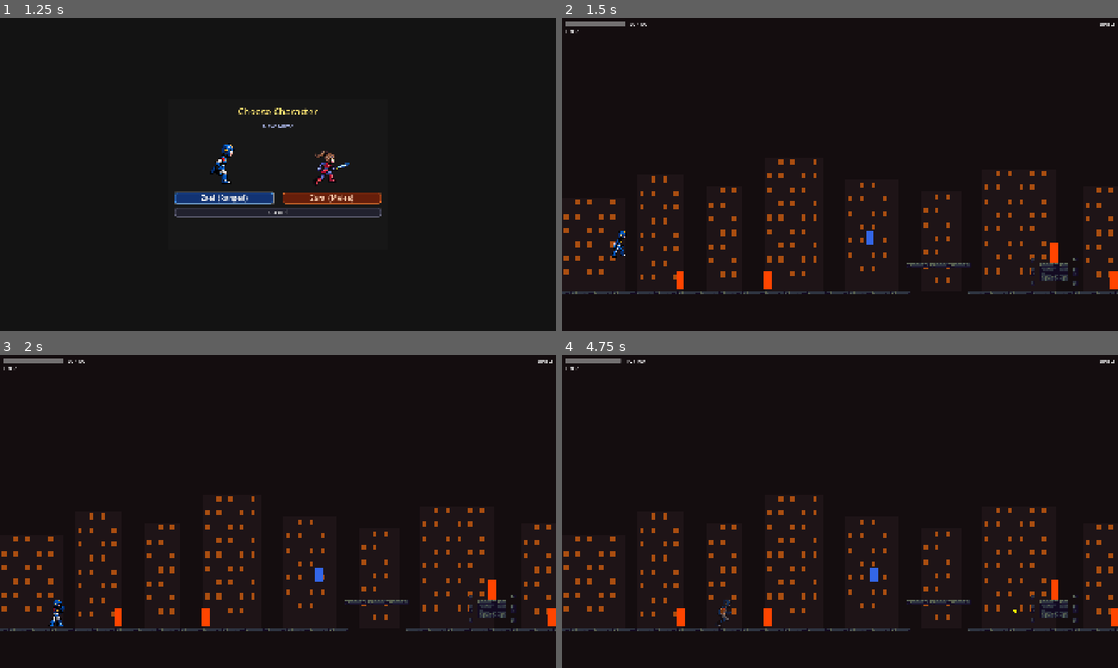
Above: before the commit, frames 1-4 (two rows, left to right).
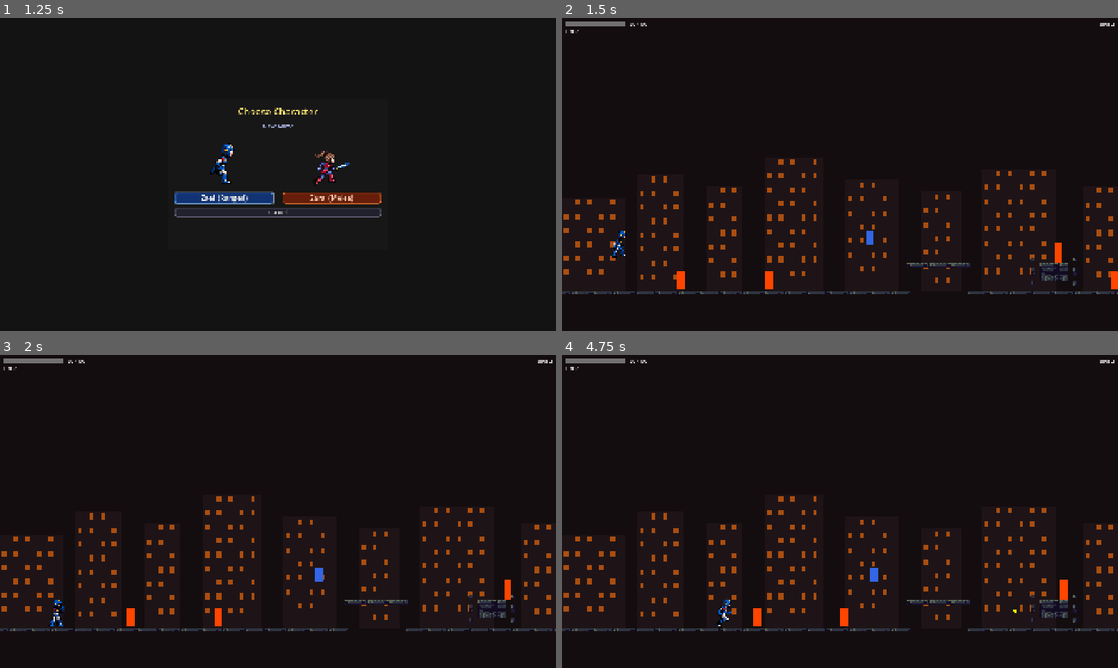
Above: after the commit, the same moments.

Repository: joaoramos00/NullvexGame
Game: Godot game, scene res://ui/title_screen.tscn
Two runs of this game, one before a commit and one after it. Both use one fixed random seed, a clock stepped at 60 frames per second and the inputs below.
Inputs (mouse positions are in pixels of both pictures, inside the frame that each line leads up to):
- Up to frame 1 (1.25 s): click "New Game" at 0.5 s
- Up to frame 2 (1.5 s): click "Zael (Ranged)" at 1.25 s
- Up to frame 3 (2 s): no input
- Up to frame 4 (4.75 s): move the mouse to (962, 495) at 2.02 s; hold Right (move_right) 2.03-3.53 s; tap Z (attack) at 2.1, 3.6 s; click (962, 495) at 2.17 s; tap Space (jump) at 2.27, 3.02, 4.52 s; move the mouse to (728, 527) at 2.77 s; tap X (dash) at 2.85, 4.35 s; move the mouse to (895, 442) at 3.52 s; hold Left (move_left) 3.53-4.28 s; move the mouse to (812, 574) at 4.27 s; hold Right (move_right) from 4.28 s (still down); click (812, 574) at 4.42 s

Frame 1 is identical in both runs. In frame 2, 0.2% of the frame differs, in the area x 21-99%, y 71-87%; in frame 3, 0.6%; in frame 4, 0.7%, in the area x 10-100%, y 1-87%.
Error in both runs: Invalid call. Nonexistent function 'is_action_just_pressed' in base 'InputEventMouseMotion'. (res://ui/pause_menu.gd:11)

Commit message:
fix: enemy ledge detection + bullet passthrough em tiro rápido
- _has_floor_ahead: remove params.exclude (tipo errado silenciava erro) e collision_mask explícito; ray começa acima do chão para não colidir com o próprio capsule
- zael_bullet: flag _hit + get_overlapping_bodies() no _physics_process para detectar hit quando bala spawna dentro do collider do inimigo

Co-Authored-By: Claude Sonnet 4.6 <noreply@anthropic.com>

Diff:
--- a/characters/enemies/enemy_base.gd
+++ b/characters/enemies/enemy_base.gd
@@ -11,10 +11,10 @@
 
 const _DEATH_EFFECT_SCENE := preload("res://effects/death_effect.tscn")
 
-@export var max_hp: int = 8
+@export var max_hp: int = 4
 @export var contact_damage: int = 8
 
-var current_hp: int = 8
+var current_hp: int = 4
 var is_dead: bool = false
 var _direction: float = 1.0
 var _invincible: bool = false
@@ -52,12 +52,9 @@
 
 func _has_floor_ahead() -> bool:
 	var space := get_world_2d().direct_space_state
-	var params := PhysicsRayQueryParameters2D.create(
-		global_position + Vector2(_direction * 22.0, 28.0),
-		global_position + Vector2(_direction * 22.0, 80.0),
-		collision_mask
-	)
-	params.exclude = [get_rid()]
+	var start := Vector2(global_position.x + _direction * 20.0, global_position.y - 8.0)
+	var end   := Vector2(global_position.x + _direction * 20.0, global_position.y + 72.0)
+	var params := PhysicsRayQueryParameters2D.create(start, end)
 	return not space.intersect_ray(params).is_empty()
 
 func _on_contact(body: Node) -> void:
--- a/characters/ranged/zael_bullet.gd
+++ b/characters/ranged/zael_bullet.gd
@@ -6,6 +6,7 @@
 var damage: int = 5
 var direction: float = 1.0
 var source_id: String = "single"
+var _hit: bool = false
 
 func _ready() -> void:
     body_entered.connect(_on_body_entered)
@@ -13,12 +14,20 @@
     queue_redraw()
 
 func _physics_process(delta: float) -> void:
+    if _hit:
+        return
     global_position.x += direction * SPEED * delta
+    for body in get_overlapping_bodies():
+        _on_body_entered(body)
+        return
 
 func _draw() -> void:
     draw_circle(Vector2.ZERO, 6.0, Color.YELLOW)
 
 func _on_body_entered(body: Node) -> void:
+    if _hit:
+        return
+    _hit = true
     if body.has_method("take_damage"):
         body.take_damage(damage, source_id)
     $Timer.stop()
